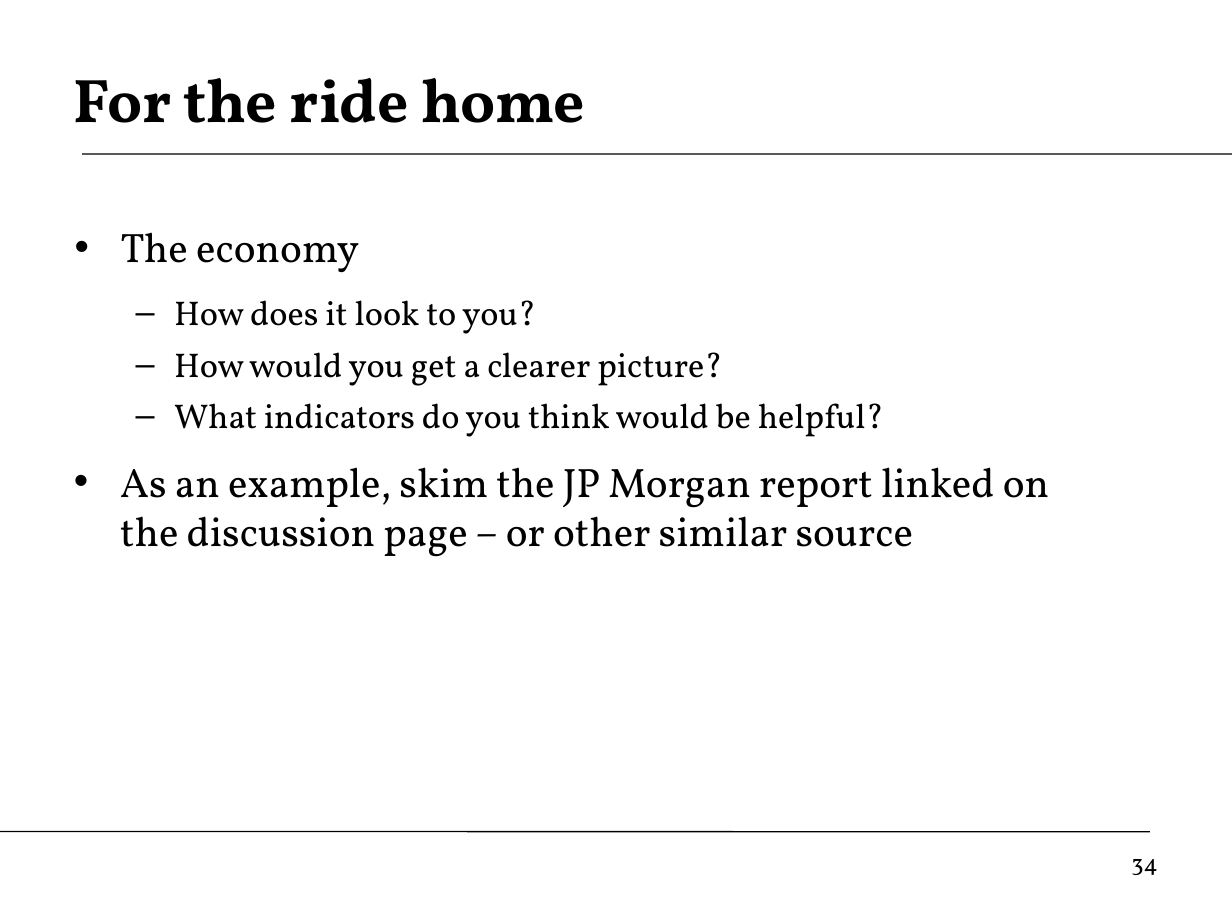
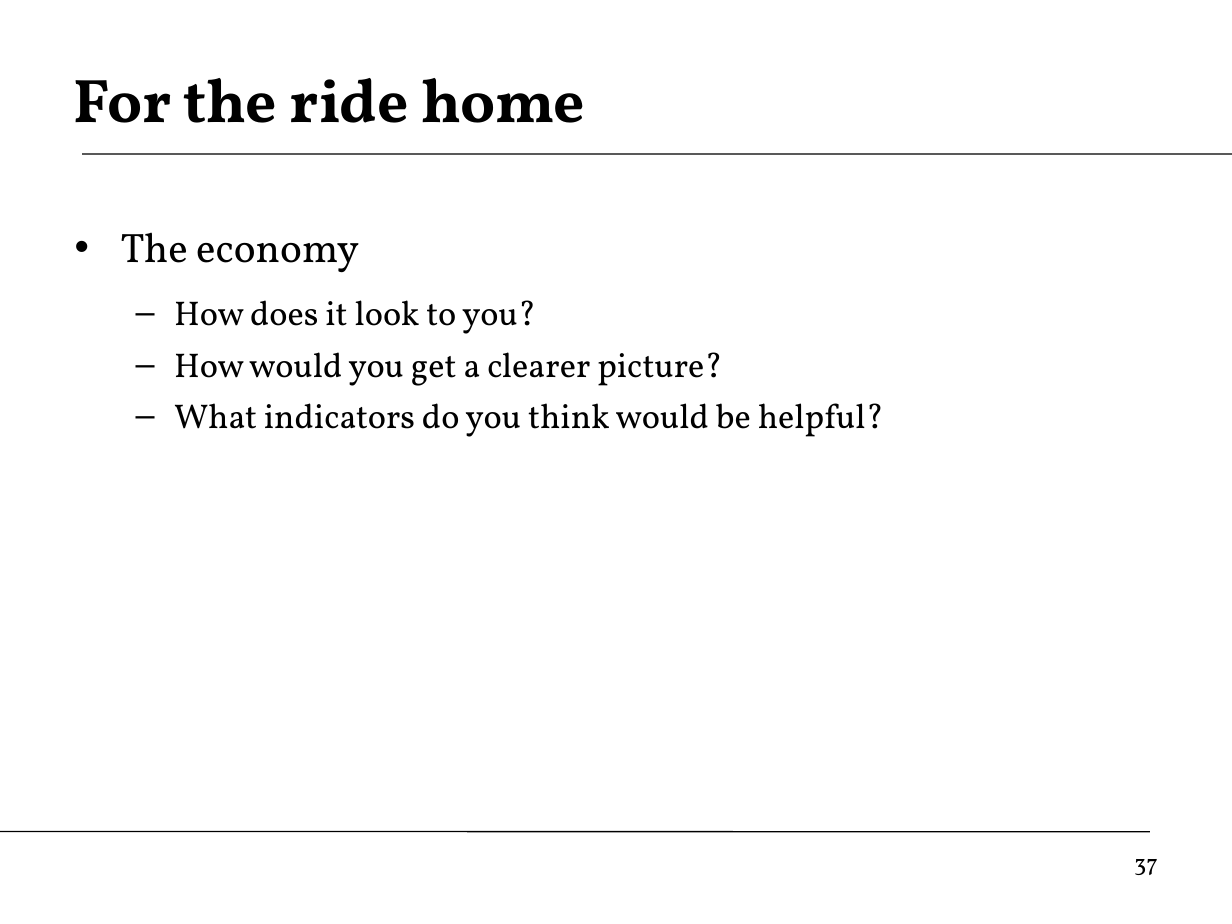
Before and after one commit to DaveBackus/Global_Economy, a slide deck: slide 37 of Slides/slides_cycleprops_f14.pptx (slide 34 before the commit). Drawn at 1232x924 pixels with LibreOffice and Linux fonts; fonts in the diff are those of the drawing. Boxes give left, top, right and bottom in pixels: in the first picture for what was removed or moved away, otherwise in the second. Text is boxed around its words. In the diff, an @@ line names an element or a change of style, - is before the commit and + after.

```diff
--- a/Slides/slides_cycleprops_f14.pptx
+++ b/Slides/slides_cycleprops_f14.pptx
@@ text at bbox=[120, 467, 1049, 557]: paragraph removed @@
-• As an example, skim the JP Morgan report linked on the discussion page – or other similar source
@@ page number at bbox=[1134, 859, 1158, 875]: text changed @@
-34
+37
```
Also in this commit, not shown: 2 other slides changed, 3 slides added, 27 other files.
